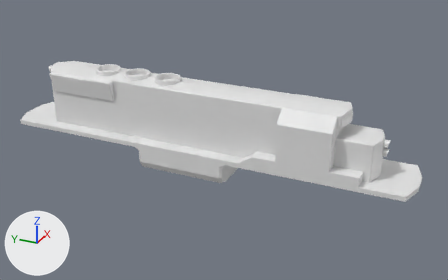
What one commit did to the Blender file art_scratch/train/loco/loco.blend.
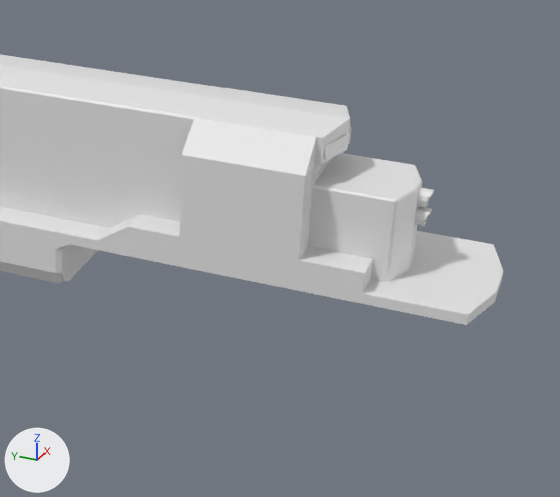
The first picture shows the older version from a camera (50 mm lens) standing at (-5.65, -2.8, 3.25) and looking at (0.02, -0.25, 0.42). The close-ups show both versions on the part from 43% to 100% of the width and 19% to 100% of the height of that picture; other places that the commit changed are outside them. The axes (+X, +Y, +Z) are drawn at lower left. The lights are the same throughout.
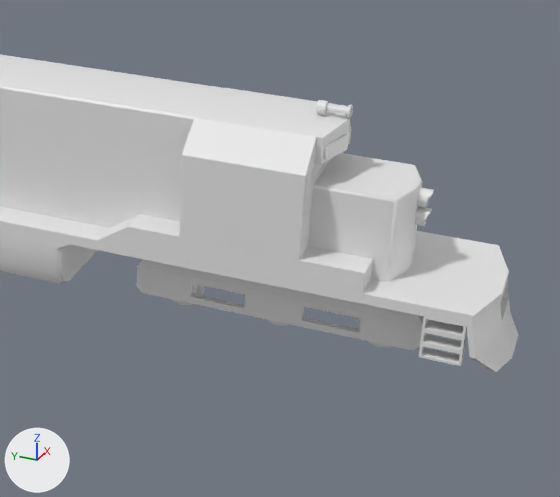
Where the change shows, as pixel boxes (x1, y1, x2, y2) in the close-ups (560 x 497 px):
'Cube', reshaped, modifiers changed: before (0, 55, 503, 325); after (0, 55, 519, 372)
'loco__truck_back.001', added: after (136, 259, 424, 351)
'loco__truck_back.002', added: after (316, 100, 353, 118)
part 1 of me_cube_001, built on: before (313, 153, 503, 315); after (386, 233, 519, 372)
part 2 of me_cube_001, shading changed: (0, 101, 468, 325) in both

The change, as a list of edits to the scene's bpy script:
```text
Change me_cube_001:
    used by ob_cube; location = (0.0, 0.0, 0.0)
    remove me_cube_001.from_pydata(...)  # 1012 vertices, 966 faces; spans x -0.36..0.36, y -2.35..2.35, z 0.05..1.06
    add me_cube_001.from_pydata(...)  # 1173 vertices, 1158 faces; spans x -0.36..0.36, y -2.46..2.35, z 0.05..1.06
    me_cube_001 part 1: 13 vertices removed from x -0.16..0.16, y -2.27..-1.93, z 0.32..0.77; 116 vertices added at x -0.36..0.36, y -2.46..-2.09, z 0.06..0.37
    me_cube_001 part 2: 831 kept faces spanning x -0.36..0.36, y -2.27..2.26, z 0.05..1.06 are now shaded smooth
Add me_cube_004:
    me_cube_004.from_pydata(...)  # 136 vertices, 124 faces; spans x -0.03..0.03, y -0.24..3.37, z 0.68..0.75
    me_cube_004.polygons.foreach_set('use_smooth', [True] * 124)
Add me_cube_003:
    me_cube_003.from_pydata(...)  # 588 vertices, 549 faces; spans x -0.213..0.213, y -0.676..0.676, z -0.346..0.005
Change ob_cube:
    add _m = ob_cube.modifiers.new('EdgeSplit', 'EDGE_SPLIT')
    add _m.split_angle = 0.576
Add ob_loco__truck_back_002:
    ob_loco__truck_back_002 = bpy.data.objects.new('loco__truck_back.002', me_cube_004)
    ob_loco__truck_back_002.location = (0.0, -1.398, 0.344)
    _m = ob_loco__truck_back_002.modifiers.new('EdgeSplit', 'EDGE_SPLIT')
    _m.use_edge_angle = False
Add ob_loco__truck_back_001:
    ob_loco__truck_back_001 = bpy.data.objects.new('loco__truck_back.001', me_cube_003)
    ob_loco__truck_back_001.location = (0.0, -1.398, 0.344)
```
